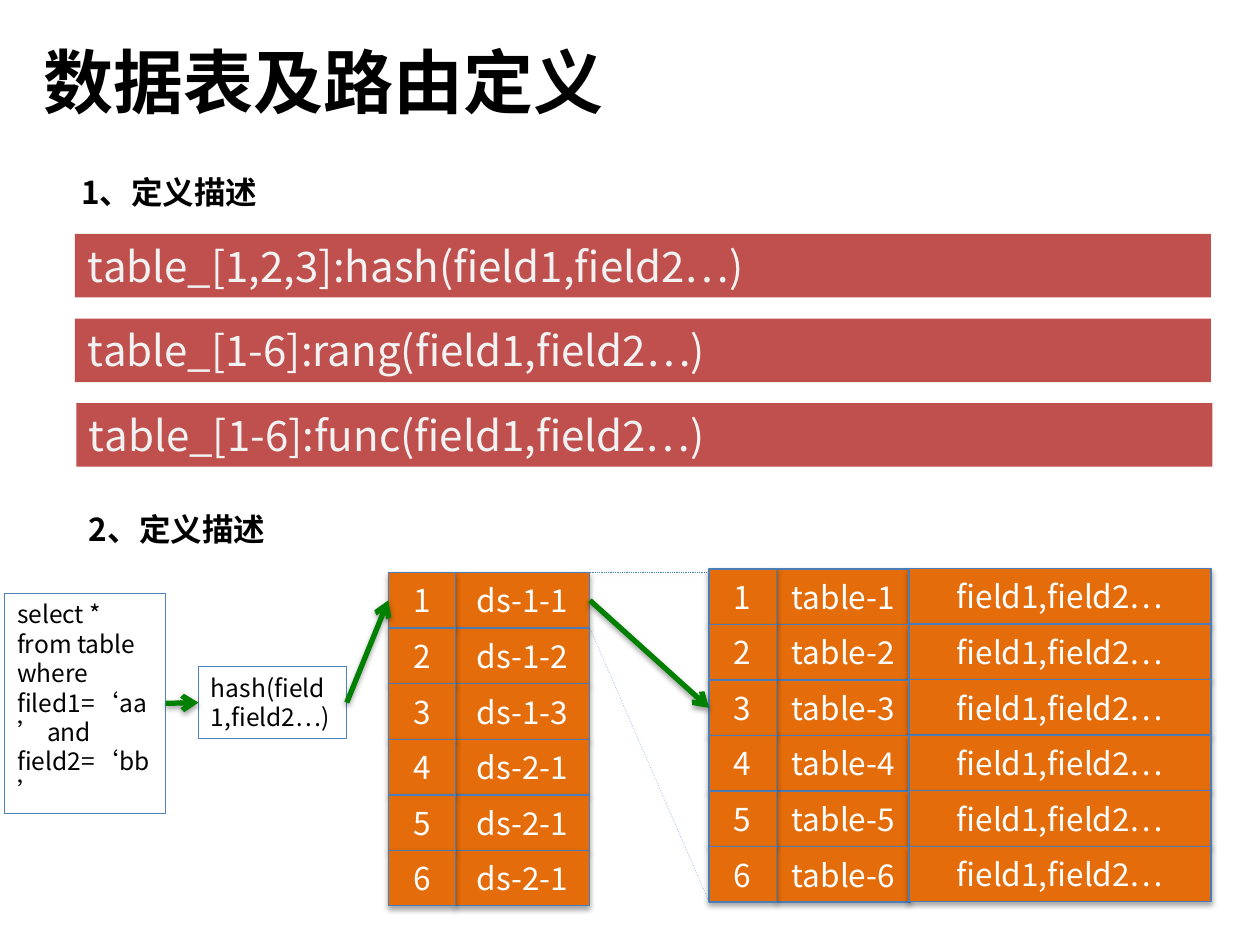
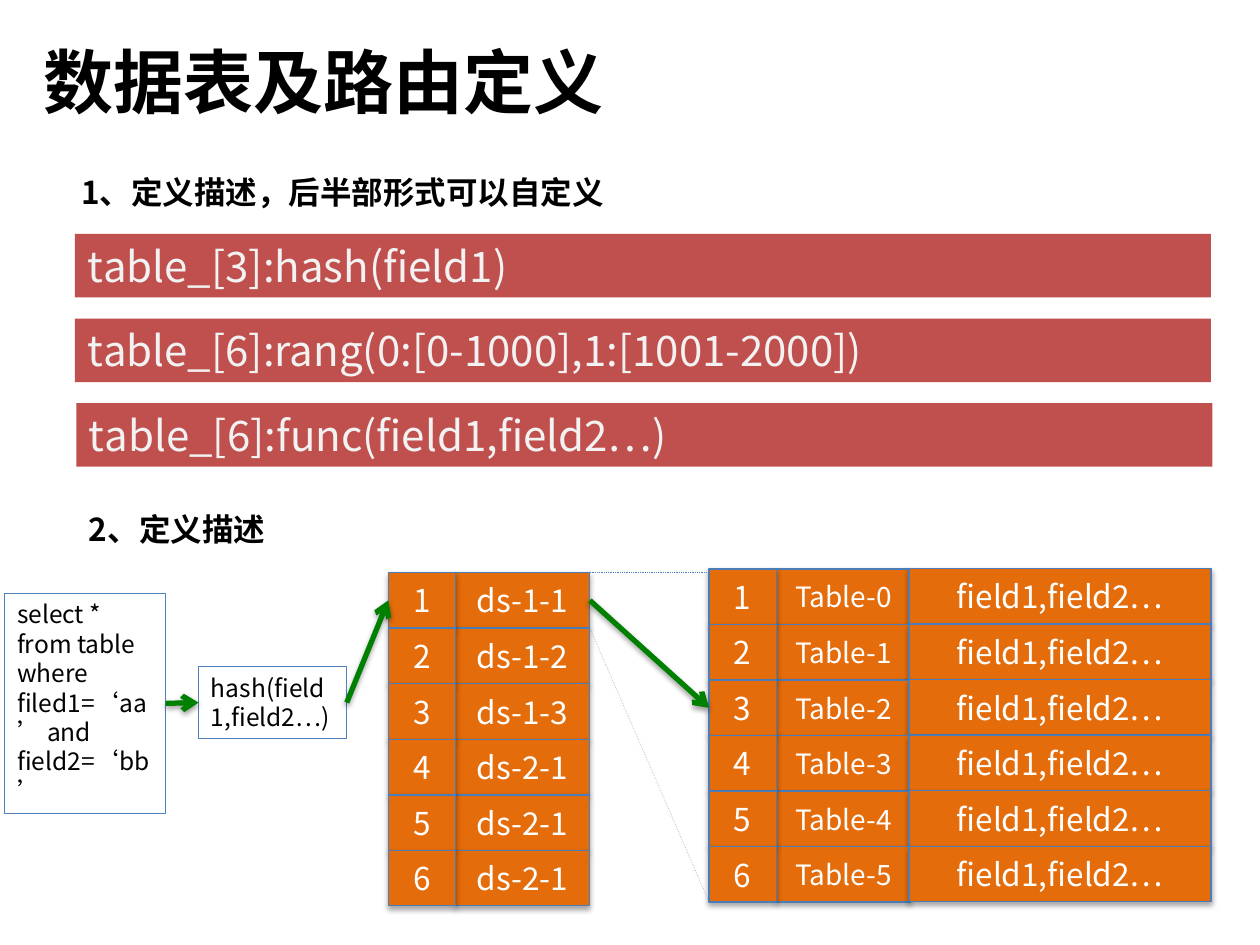
Before and after one commit to zl2006/yy-document, a slide deck: slide 10 of 【技术】分布式数据库/分布式数据库设计（YYDAL）.pptx (slide 6 before the commit). Drawn at 1260x945 pixels with LibreOffice and Linux fonts; fonts in the diff are those of the drawing. Boxes give left, top, right and bottom in pixels: in the first picture for what was removed or moved away, otherwise in the second. Text is boxed around its words. In the diff, an @@ line names an element or a change of style, - is before the commit and + after.

```diff
--- a/【技术】分布式数据库/分布式数据库设计（YYDAL）.pptx
+++ b/【技术】分布式数据库/分布式数据库设计（YYDAL）.pptx
@@ text at (x1=81, y1=177, x2=604, y2=209): text changed @@
-1、定义描述
+1、定义描述，后半部形式可以自定义
@@ text in rectangle at (x1=87, y1=248, x2=507, y2=290): text changed @@
-table_[1,2,3]:hash(field1,field2…)
+table_[3]:hash(field1)
@@ text in rectangle at (x1=87, y1=332, x2=862, y2=377): text changed @@
-table_[1-6]:rang(field1,field2…)
+table_[6]:rang(0:[0-1000],1:[1001-2000])
@@ text in rectangle at (x1=89, y1=417, x2=667, y2=459): text changed @@
-table_[1-6]:func(field1,field2…)
+table_[6]:func(field1,field2…)
@@ text in rectangle at (x1=795, y1=584, x2=891, y2=608): text changed; size 18 to 16 pt @@
-table-1
+Table-0
@@ text in rectangle at (x1=795, y1=640, x2=891, y2=664): text changed; size 18 to 16 pt @@
-table-2
+Table-1
@@ text in rectangle at (x1=795, y1=696, x2=891, y2=720): text changed; size 18 to 16 pt @@
-table-3
+Table-2
@@ text in rectangle at (x1=795, y1=751, x2=891, y2=775): text changed; size 18 to 16 pt @@
-table-4
+Table-3
@@ text in rectangle at (x1=795, y1=807, x2=891, y2=831): text changed; size 18 to 16 pt @@
-table-5
+Table-4
@@ text in rectangle at (x1=795, y1=862, x2=891, y2=886): text changed; size 18 to 16 pt @@
-table-6
+Table-5
```
Also in this commit, not shown: 5 other slides changed, 8 slides added.
